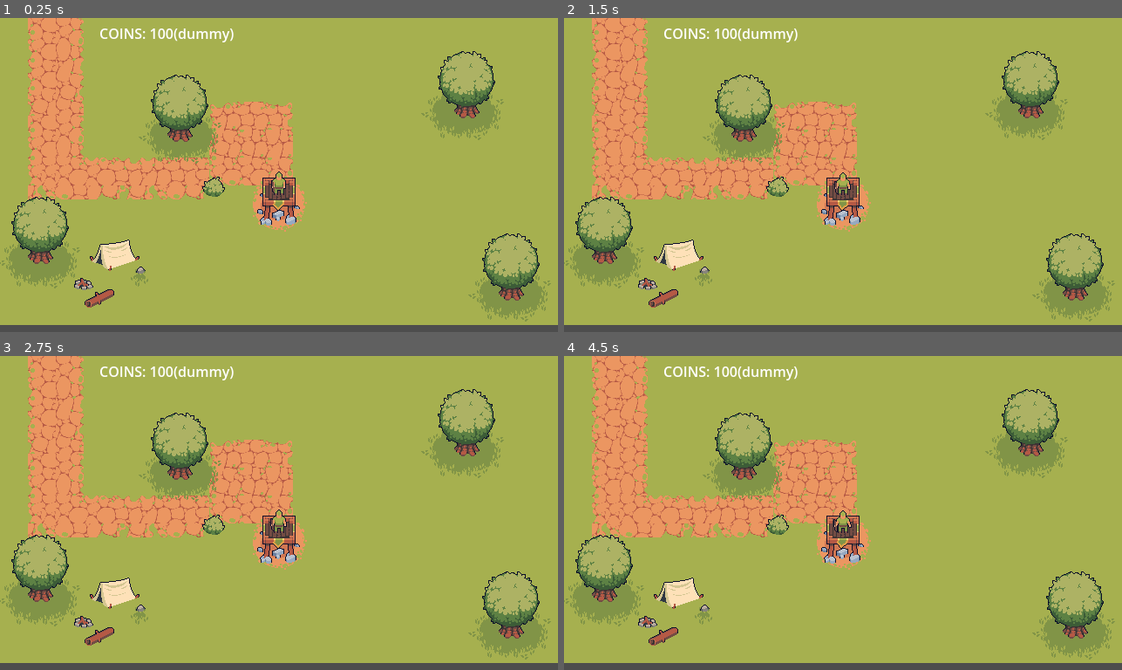
Above: before the commit, frames 1-4 (two rows, left to right).
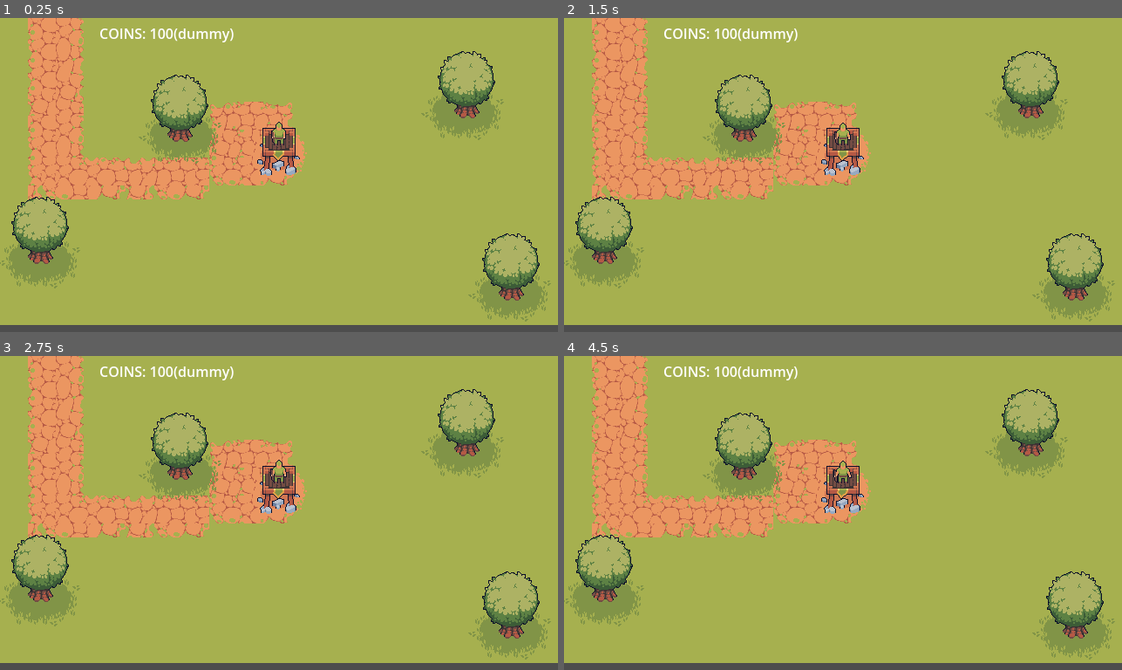
Above: after the commit, the same moments.

Repository: ButbkaDrug/easter_jam_with_ales
Game: Godot game, scene res://dev_main.tscn
Same seed, same stepped clock (60 frames per second), same inputs: the game is played once before the commit and once after it.
Inputs:
- Up to frame 1 (0.25 s): no input
- Up to frame 2 (1.5 s): no input
- Up to frame 3 (2.75 s): no input
- Up to frame 4 (4.5 s): tap Enter at 3.5 s

The runs differ from the first frame. In frame 1, 3.1% of the frame differs, in the area x 13-55%, y 33-93%; in frame 2, 3.1%; in frame 3, 3.1%; in frame 4, 3.1%.

Commit message:
Y sorting

Diff:
--- a/dev_main.tscn
+++ b/dev_main.tscn
@@ -12,7 +12,8 @@
 }
 point_count = 5
 
-[node name="DevMain" type="Node" unique_id=1179610581]
+[node name="DevMain" type="Node2D" unique_id=1785000559]
+y_sort_enabled = true
 script = ExtResource("1_syusi")
 slime_scene = ExtResource("2_ua12o")
 
@@ -27,6 +28,7 @@
 [node name="Level01" parent="." unique_id=816955264 instance=ExtResource("2_gk6k3")]
 
 [node name="Player" parent="." unique_id=139975162 instance=ExtResource("1_4fqfn")]
+y_sort_enabled = true
 position = Vector2(320, 180)
 
 [node name="EnemySpawns" type="Path2D" parent="." unique_id=1434765346]
--- a/scenes/levels/level_01/level_01.tscn
+++ b/scenes/levels/level_01/level_01.tscn
@@ -1,15 +1,8 @@
 [gd_scene format=4 uid="uid://bvnmiu4fgj568"]
 
 [ext_resource type="Texture2D" uid="uid://dolkgka6sicah" path="res://assets/fields/tiles/FieldsTileset.png" id="1_48asr"]
-[ext_resource type="Texture2D" uid="uid://c1cr1v25ru28j" path="res://assets/fields/objects/5 Grass/1.png" id="2_7f7yp"]
-[ext_resource type="Texture2D" uid="uid://docqgb3iax4j" path="res://assets/fields/objects/8 Camp/5.png" id="2_15mrc"]
-[ext_resource type="Texture2D" uid="uid://cdmaea38vk6lf" path="res://assets/fields/objects/1 Shadow/1.png" id="3_dic8d"]
-[ext_resource type="Texture2D" uid="uid://cqn2dwmeev3iw" path="res://assets/fields/objects/9 Bush/1.png" id="4_cxytl"]
-[ext_resource type="Texture2D" uid="uid://d3f1edl3wyd0q" path="res://assets/fields/objects/4 Stone/1.png" id="5_pqr1j"]
 [ext_resource type="Texture2D" uid="uid://c7qkems024wcw" path="res://assets/fields/objects/1 Shadow/6.png" id="6_x8ff0"]
-[ext_resource type="Texture2D" uid="uid://cjmbkrex6m3ff" path="res://assets/fields/objects/7 Decor/Log1.png" id="9_n50fv"]
 [ext_resource type="PackedScene" uid="uid://dqe4b7hhaylrr" path="res://scenes/levels/objects/tree/Tree.tscn" id="10_7f7yp"]
-[ext_resource type="Texture2D" uid="uid://cbiu5n5okg1ev" path="res://assets/fields/objects/8 Camp/1.png" id="10_s4sw7"]
 
 [sub_resource type="TileSetAtlasSource" id="TileSetAtlasSource_h7puh"]
 texture = ExtResource("1_48asr")
@@ -273,17 +266,14 @@
 [sub_resource type="TileSet" id="TileSet_fi7ee"]
 sources/0 = SubResource("TileSetAtlasSource_h7puh")
 
-[sub_resource type="AtlasTexture" id="AtlasTexture_7mo7t"]
-atlas = ExtResource("2_15mrc")
-
-[node name="Level01" type="Node" unique_id=816955264]
+[node name="Level01" type="Node2D" unique_id=873018618]
+y_sort_enabled = true
 
 [node name="Ground" type="TileMapLayer" parent="." unique_id=1971793640]
-y_sort_enabled = true
 tile_map_data = PackedByteArray("AAAAAAAAAAAKAAgAAAAAAAEAAAAKAAgAAAAAAAIAAAAKAAgAAAAAAAMAAAAKAAgAAAAAAAQAAAAKAAgAAAAAAA …(14000 unchanged characters)…
 tile_set = SubResource("TileSet_fi7ee")
 
-[node name="Shadows" type="Node" parent="." unique_id=818293767]
+[node name="Shadows" type="Node2D" parent="." unique_id=1090095385]
 
 [node name="Shadow" type="Sprite2D" parent="Shadows" unique_id=1450460413]
 position = Vector2(44, 279)
@@ -301,44 +291,16 @@
 position = Vector2(206, 136)
 texture = ExtResource("6_x8ff0")
 
-[node name="Grass_01" type="Sprite2D" parent="." unique_id=1531227481]
-position = Vector2(189, 143)
-texture = ExtResource("2_7f7yp")
-
-[node name="Shadow_01" type="Sprite2D" parent="." unique_id=2084013215]
-position = Vector2(160, 297)
-texture = ExtResource("3_dic8d")
-
-[node name="Bush_01" type="Sprite2D" parent="." unique_id=1243922808]
-position = Vector2(245, 193)
-texture = ExtResource("4_cxytl")
-
-[node name="Rock_01" type="Sprite2D" parent="." unique_id=1312938822]
-position = Vector2(161, 289)
-texture = ExtResource("5_pqr1j")
-
-[node name="Fireplace" type="Sprite2D" parent="." unique_id=671145199]
-position = Vector2(96, 305)
-texture = SubResource("AtlasTexture_7mo7t")
-
-[node name="Log_01" type="Sprite2D" parent="." unique_id=930545731]
-position = Vector2(114, 321)
-texture = ExtResource("9_n50fv")
-
-[node name="Tent_01" type="Sprite2D" parent="." unique_id=2029472492]
-position = Vector2(131, 272)
-texture = ExtResource("10_s4sw7")
-
 [node name="Trees" type="Node" parent="." unique_id=1938450241]
 
-[node name="Tree" parent="." unique_id=577798261 instance=ExtResource("10_7f7yp")]
+[node name="Tree" parent="Trees" unique_id=577798261 instance=ExtResource("10_7f7yp")]
 position = Vector2(47, 280)
 
-[node name="Tree2" parent="." unique_id=2045774888 instance=ExtResource("10_7f7yp")]
+[node name="Tree2" parent="Trees" unique_id=2045774888 instance=ExtResource("10_7f7yp")]
 position = Vector2(207, 140)
 
-[node name="Tree3" parent="." unique_id=900808807 instance=ExtResource("10_7f7yp")]
+[node name="Tree3" parent="Trees" unique_id=900808807 instance=ExtResource("10_7f7yp")]
 position = Vector2(536, 113)
 
-[node name="Tree4" parent="." unique_id=502094823 instance=ExtResource("10_7f7yp")]
+[node name="Tree4" parent="Trees" unique_id=502094823 instance=ExtResource("10_7f7yp")]
 position = Vector2(587, 322)
--- a/scenes/player/player.tscn
+++ b/scenes/player/player.tscn
@@ -80,20 +80,22 @@
 size = Vector2(37, 32)
 
 [node name="Player" type="StaticBody2D" unique_id=1572978790]
+y_sort_enabled = true
 collision_layer = 4
 collision_mask = 3
 script = ExtResource("1_fcb3x")
 
 [node name="Tower" type="AnimatedSprite2D" parent="." unique_id=1437771279]
+position = Vector2(0, -57)
 sprite_frames = SubResource("SpriteFrames_y2cyt")
 animation = &"idle"
 
 [node name="Archer" type="AnimatedSprite2D" parent="." unique_id=1193518914]
-position = Vector2(0, 15)
+position = Vector2(0, -42)
 sprite_frames = SubResource("SpriteFrames_qek5x")
 animation = &"idle"
 frame_progress = 0.7246294
 
 [node name="CollisionShape2D" type="CollisionShape2D" parent="." unique_id=2670758]
-position = Vector2(0.5, 37)
+position = Vector2(0.5, -20)
 shape = SubResource("RectangleShape2D_dovo2")
